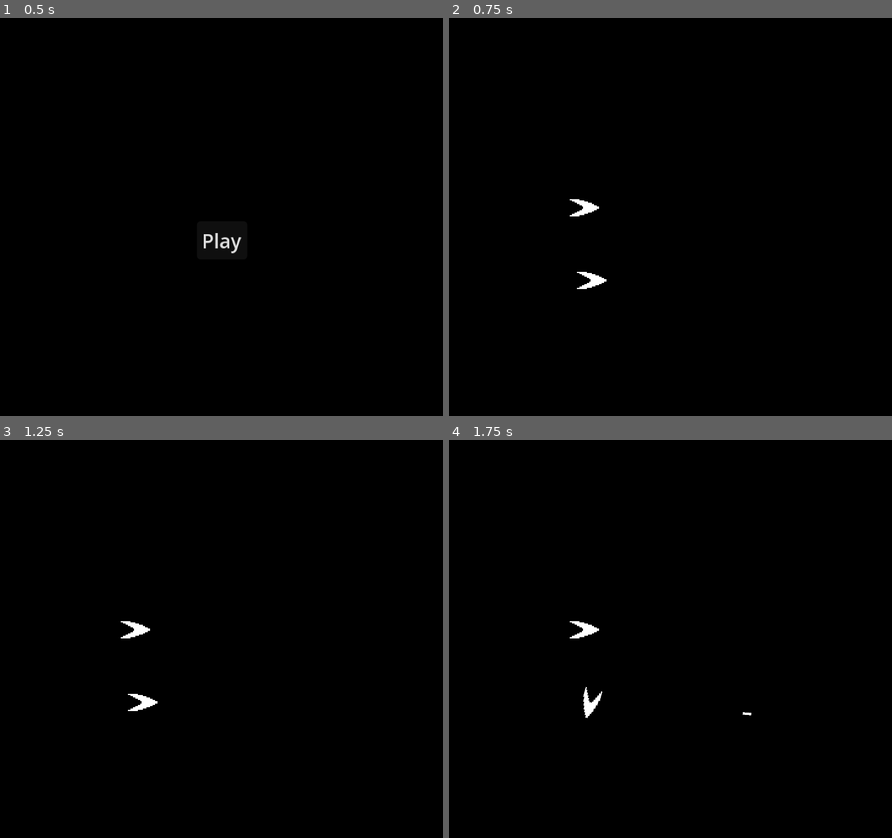
Above: before the commit, frames 1-4 (two rows, left to right).
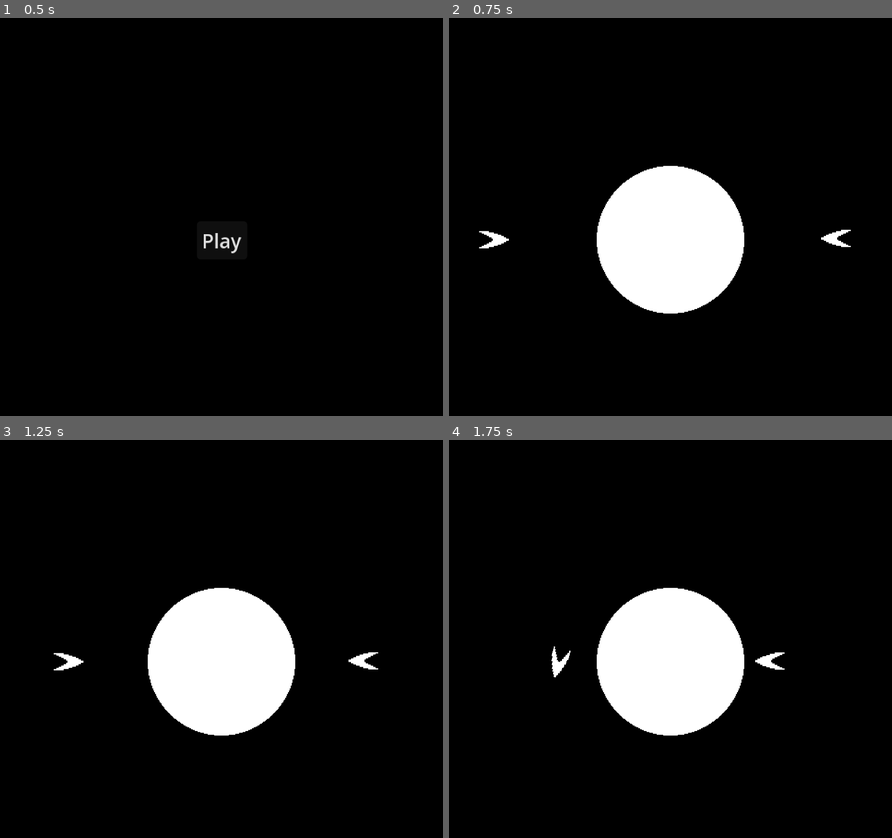
Above: after the commit, the same moments.

Repository: thelastbucuc/20-Games-Challenge-4-Spacewar
Game: Godot game, scene res://scenes/Menu/Menu.tscn
Two runs of this game, one before a commit and one after it. Both use one fixed random seed, a clock stepped at 60 frames per second and the inputs below.
Inputs:
- Up to frame 1 (0.5 s): no input
- Up to frame 2 (0.75 s): click "Play" at 0.5 s
- Up to frame 3 (1.25 s): no input
- Up to frame 4 (1.75 s): hold D (turn_right) from 1.28 s (still down); tap Space (shoot) at 1.35 s

Frame 1 is identical in both runs. In frame 2, 10% of the frame differs, in the area x 6-91%, y 37-75%; in frame 3, 10%; in frame 4, 10%, in the area x 23-76%, y 37-75%.

Commit message:
added a star
star pulling players

Diff:
--- a/project.godot
+++ b/project.godot
@@ -88,6 +88,7 @@
 
 2d_physics/layer_1="ship"
 2d_physics/layer_2="bullet"
+2d_physics/layer_3="star"
 
 [physics]
 
--- a/scenes/Bullet/Bullet.tscn
+++ b/scenes/Bullet/Bullet.tscn
@@ -4,11 +4,11 @@
 [ext_resource type="Script" uid="uid://csutrluruo23b" path="res://scenes/Bullet/Bullet.gd" id="1_q70rs"]
 
 [sub_resource type="RectangleShape2D" id="RectangleShape2D_2gmgl"]
-size = Vector2(7, 2)
+size = Vector2(11, 6)
 
 [node name="Bullet" type="Area2D" unique_id=1177730088]
 collision_layer = 2
-collision_mask = 3
+collision_mask = 7
 monitoring = false
 monitorable = false
 script = ExtResource("1_q70rs")
--- a/scenes/Main/Main.tscn
+++ b/scenes/Main/Main.tscn
@@ -1,12 +1,17 @@
 [gd_scene format=3 uid="uid://cm22brmholhms"]
 
 [ext_resource type="PackedScene" uid="uid://e4vgnchdwf3o" path="res://scenes/Ship/Ship.tscn" id="1_bvmdu"]
+[ext_resource type="PackedScene" uid="uid://p0qybw82bxj3" path="res://scenes/Star/Star.tscn" id="2_owiiy"]
 
 [node name="Main" type="Node2D" unique_id=284959594]
 
+[node name="Star" parent="." unique_id=995638012 instance=ExtResource("2_owiiy")]
+position = Vector2(180, 180)
+
 [node name="Ship" parent="." unique_id=2013613228 instance=ExtResource("1_bvmdu")]
-position = Vector2(116, 213)
+position = Vector2(35, 180)
 
 [node name="Ship2" parent="." unique_id=301771927 instance=ExtResource("1_bvmdu")]
-position = Vector2(110, 154)
+position = Vector2(316, 179)
+rotation = 3.1415927
 player = 2
--- a/scenes/Ship/Ship.gd
+++ b/scenes/Ship/Ship.gd
@@ -9,6 +9,9 @@
 var thrust: Vector2 = Vector2.ZERO
 var rotation_dir: float = 0
 var _can_shoot: bool = true
+var _delta: float = 0
+var _star_gravity_power: float = 120.0
+var _star: Area2D
 
 @onready var screensize: Vector2 = get_viewport_rect().size
 @onready var point: Marker2D = $Point
@@ -16,14 +19,16 @@
 
 # Called when the node enters the scene tree for the first time.
 func _ready() -> void:
-	pass # Replace with function body.
+	_star = get_parent().get_child(0)
 
 
 # Called every frame. 'delta' is the elapsed time since the previous frame.
-func _physics_process(_delta: float) -> void:
+func _physics_process(delta: float) -> void:
+	_delta = delta
 	get_input()
 	constant_force = thrust
 	constant_torque = spin_power * rotation_dir
+	constant_force += global_position.direction_to(_star.global_position) * _star_gravity_power
 
 
 func get_input() -> void:
@@ -49,6 +54,10 @@
 	state.transform = xform
 
 
+
+
+
+
 func shoot_bullet() -> void:
 	if _can_shoot == true:
 		var b: Bullet = BULLET.instantiate()
@@ -66,11 +75,11 @@
 
 
 func _on_hitbox_area_entered(area: Area2D) -> void:
-	die()
 	if area.collision_layer == 1:
 		print("player%s died from crashing to another player" % str(player))
 	elif area.collision_layer == 2:
 		print("player%s died from bullet" % str(player))
+	die()
 
 
 func _on_shoot_cooldown_timeout() -> void:
--- a/scenes/Ship/Ship.tscn
+++ b/scenes/Ship/Ship.tscn
@@ -26,7 +26,7 @@
 shape = SubResource("CapsuleShape2D_htg0i")
 
 [node name="Hitbox" type="Area2D" parent="." unique_id=1178952753]
-collision_mask = 3
+collision_mask = 7
 
 [node name="CollisionShape2D" type="CollisionShape2D" parent="Hitbox" unique_id=1834541577]
 position = Vector2(-1, 0)
--- /dev/null
+++ b/scenes/Star/Star.gd
@@ -0,0 +1,11 @@
+extends Area2D
+
+
+# Called when the node enters the scene tree for the first time.
+func _ready() -> void:
+	pass # Replace with function body.
+
+
+# Called every frame. 'delta' is the elapsed time since the previous frame.
+func _process(delta: float) -> void:
+	pass
--- /dev/null
+++ b/scenes/Star/Star.tscn
@@ -0,0 +1,18 @@
+[gd_scene format=3 uid="uid://p0qybw82bxj3"]
+
+[ext_resource type="Script" uid="uid://dva1mwm77q2hl" path="res://scenes/Star/Star.gd" id="1_eswe7"]
+[ext_resource type="Texture2D" uid="uid://bsdty5miw06ks" path="res://assets/star.png" id="1_kgetw"]
+
+[sub_resource type="CircleShape2D" id="CircleShape2D_eswe7"]
+radius = 55.0
+
+[node name="Star" type="Area2D" unique_id=995638012]
+collision_mask = 3
+script = ExtResource("1_eswe7")
+
+[node name="Sprite2D" type="Sprite2D" parent="." unique_id=581726672]
+scale = Vector2(0.75, 0.75)
+texture = ExtResource("1_kgetw")
+
+[node name="CollisionShape2D" type="CollisionShape2D" parent="." unique_id=1083452642]
+shape = SubResource("CircleShape2D_eswe7")
Binary file added: assets/star.png
Not shown, added: assets/star.png.import
Not shown, added: scenes/Star/Star.gd.uid
